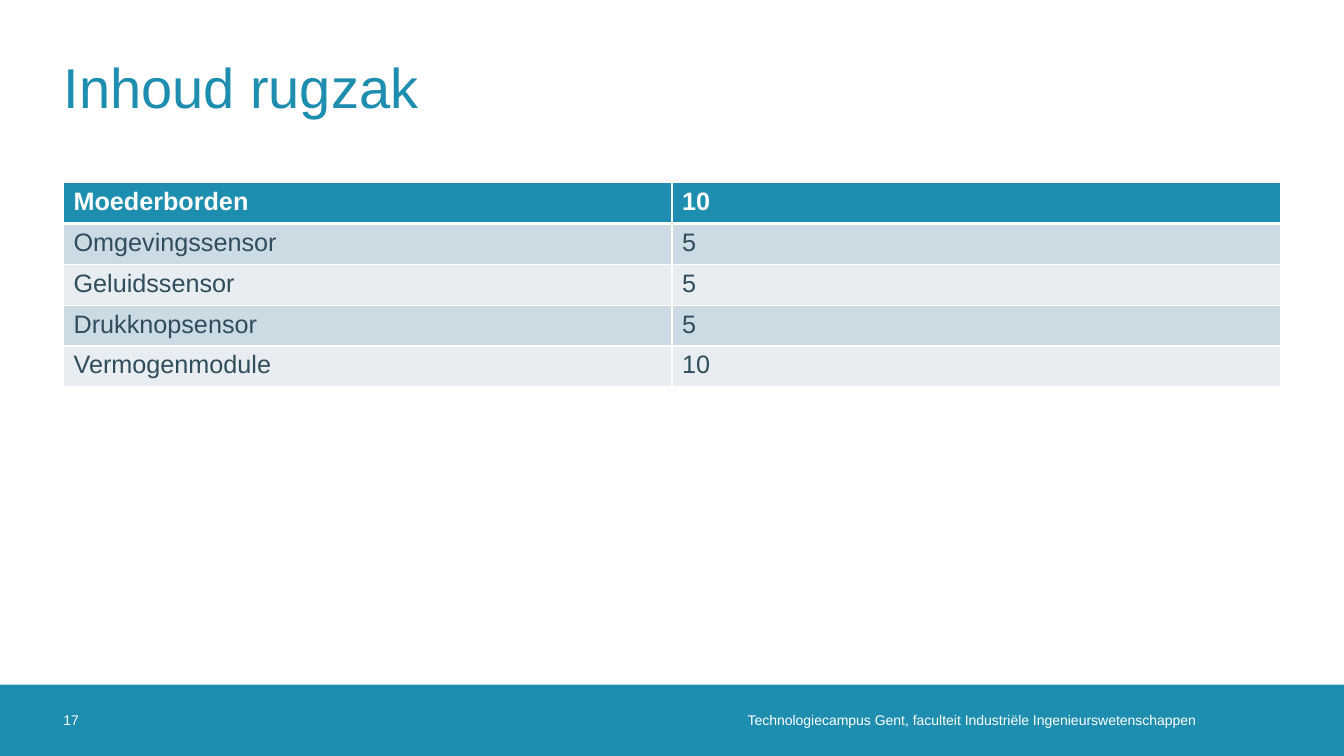
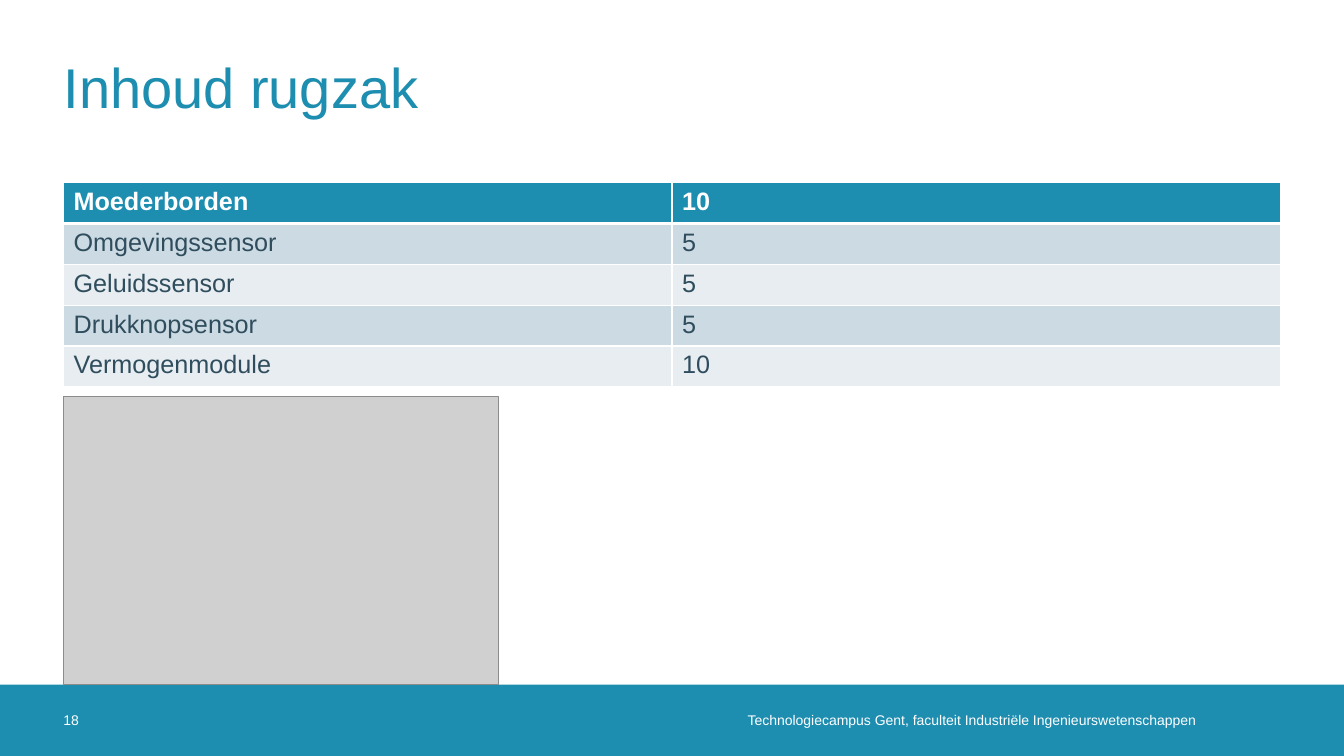
Before and after one commit to dramco-iwast/handleiding-voor-leerkrachten, a slide deck: slide 18 of assets/files/IWAST-bijscholingsmoment.pptx (slide 17 before the commit). Drawn at 1344x756 pixels with LibreOffice and Linux fonts; fonts in the diff are those of the drawing; grey boxes stand for pictures; background and template pictures are left out. Boxes give left, top, right and bottom in pixels: in the first picture for what was removed or moved away, otherwise in the second. Text is boxed around its words. In the diff, an @@ line names an element or a change of style, - is before the commit and + after.

```diff
--- a/assets/files/IWAST-bijscholingsmoment.pptx
+++ b/assets/files/IWAST-bijscholingsmoment.pptx
@@ picture added at box(64, 397, 498, 686) @@
@@ page number at box(63, 715, 79, 725): text changed @@
-17
+18
```
Also in this commit, not shown: 1 slide added, 1 other file.
